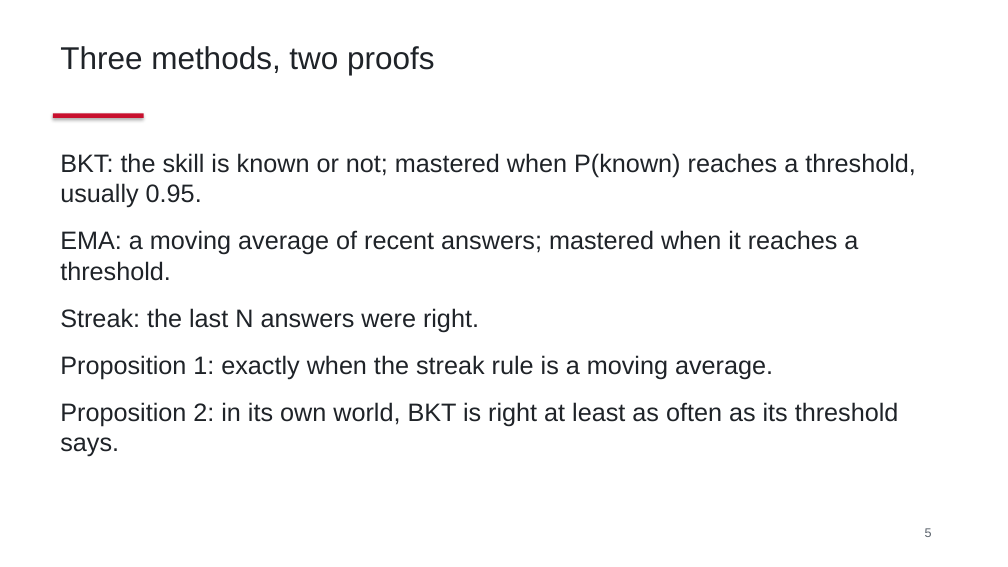
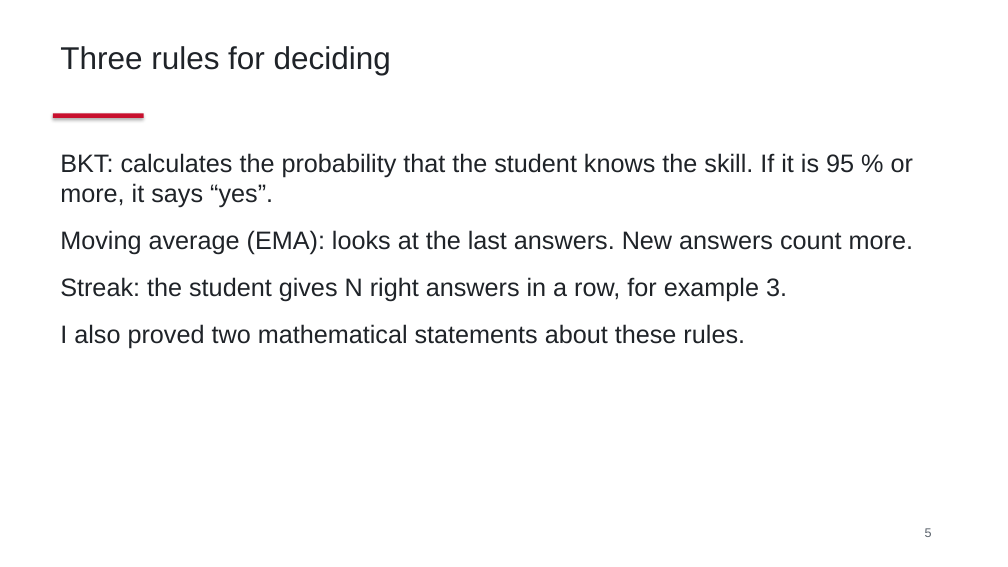
Before and after one commit to DavidTbilisi/zeno-math, a slide deck: slide 5 of docs/thesis/preliminary-defense.pptx. Drawn at 1008x567 pixels with LibreOffice and Linux fonts; fonts in the diff are those of the drawing. Boxes give left, top, right and bottom in pixels: in the first picture for what was removed or moved away, otherwise in the second. Text is boxed around its words. In the diff, an @@ line names an element or a change of style, - is before the commit and + after.

```diff
--- a/docs/thesis/preliminary-defense.pptx
+++ b/docs/thesis/preliminary-defense.pptx
@@ text at (x1=60, y1=46, x2=391, y2=75): text changed @@
-Three methods, two proofs
+Three rules for deciding
@@ text at (x1=60, y1=153, x2=913, y2=349): text changed @@
-BKT: the skill is known or not; mastered when P(known) reaches a threshold, usually 0.95.
-EMA: a moving average of recent answers; mastered when it reaches a threshold.
-Streak: the last N answers were right.
-Proposition 1: exactly when the streak rule is a moving average.
-Proposition 2: in its own world, BKT is right at least as often as its threshold says.
+BKT: calculates the probability that the student knows the skill. If it is 95 % or more, it says “yes”.
+Moving average (EMA): looks at the last answers. New answers count more.
+Streak: the student gives N right answers in a row, for example 3.
+I also proved two mathematical statements about these rules.
```
Also in this commit, not shown: 10 other slides changed, 2 other files.
